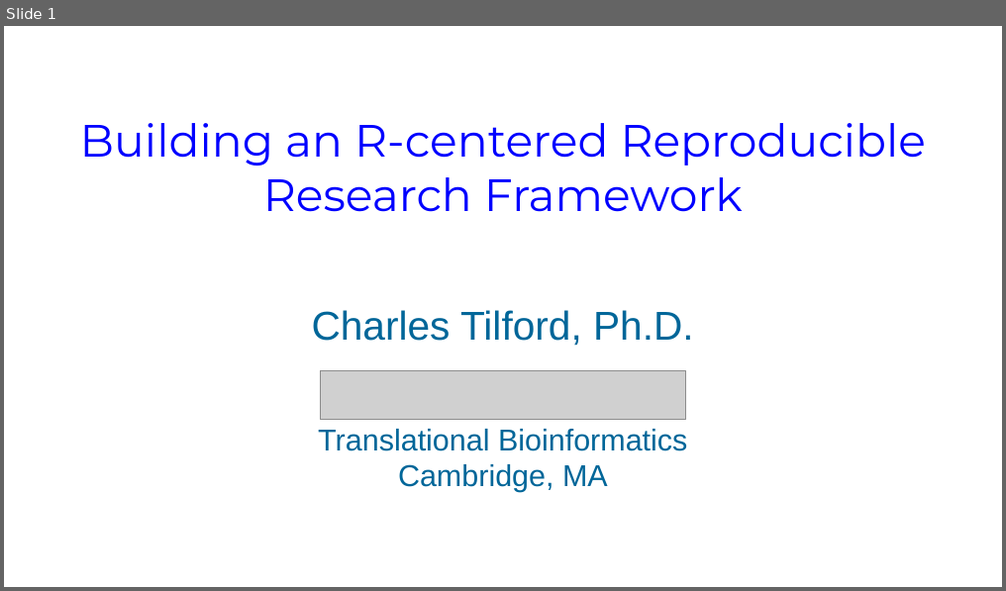
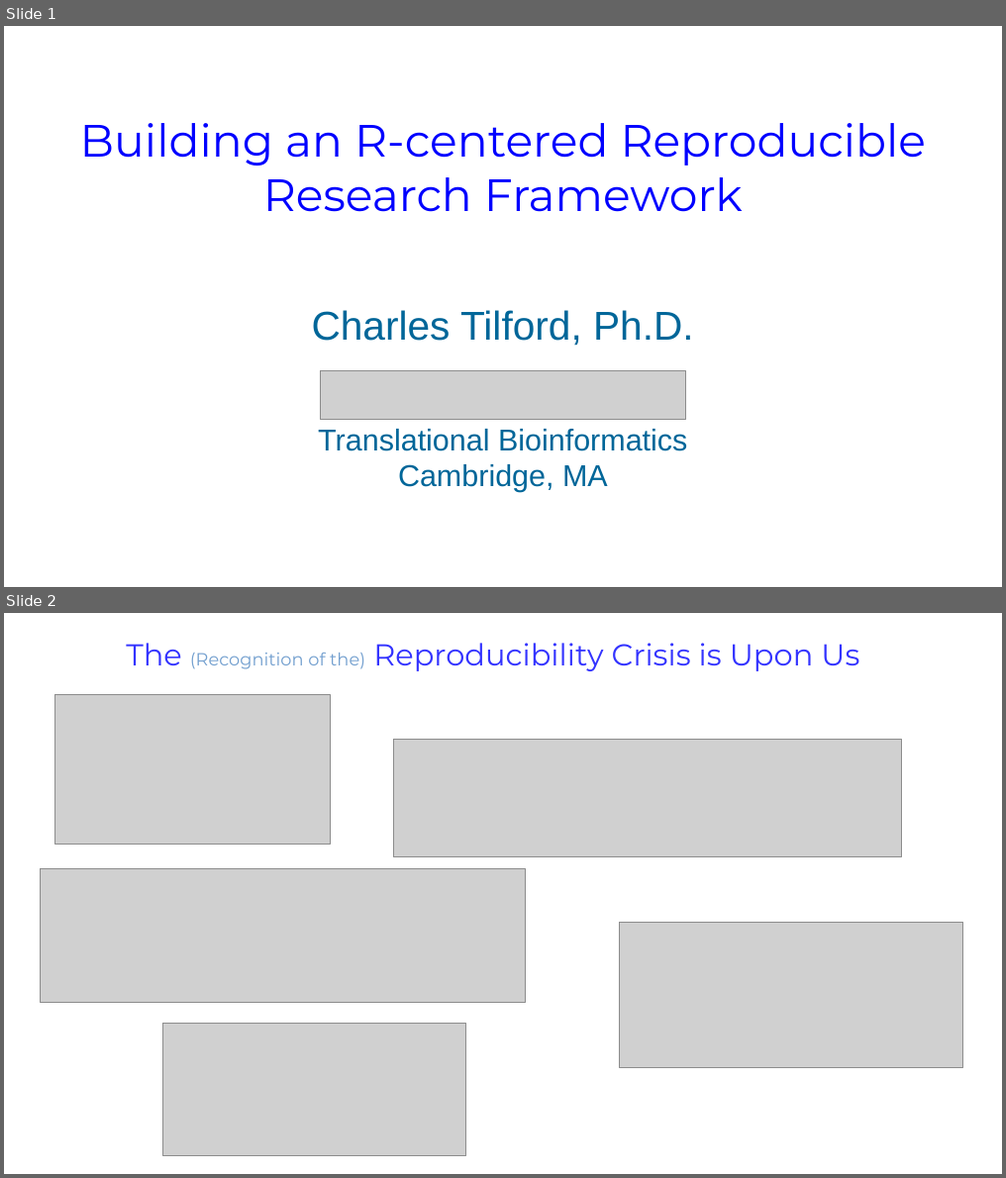
Before and after one commit to maptracker/EARL-2018, a slide deck: BCBB Lightning Talk/BCBB Lightning Talk.odp. Shown one above the other, each under a label of ours: slide 1 before the commit, slides 1 and 2 after it. The pictures are 1006x591 and 1006x1178 pixels, drawn with LibreOffice and Linux fonts; fonts in the diff are those of the drawing; grey boxes stand for pictures. Boxes give left, top, right and bottom in pixels: in the first picture for what was removed or moved away, otherwise in the second. Text is boxed around its words. In the diff, an @@ line names an element or a change of style, - is before the commit and + after.

```diff
--- a/BCBB Lightning Talk/BCBB Lightning Talk.odp
+++ b/BCBB Lightning Talk/BCBB Lightning Talk.odp
@@ slide 2 added at bbox=[4, 613, 1002, 1174], background #FFFFFF @@
@@ text added at bbox=[126, 643, 859, 671], 24 pt, text #3333FF @@
+The (Recognition of the) Reproducibility Crisis is Upon Us
@@ picture added at bbox=[54, 694, 330, 844] @@
@@ picture added at bbox=[393, 739, 901, 858] @@
@@ picture added at bbox=[41, 869, 526, 1002] @@
@@ picture added at bbox=[620, 922, 963, 1067] @@
@@ picture added at bbox=[163, 1023, 465, 1157] @@
```
Also in this commit, not shown: 2 slides changed, 1 slide removed, 1 other file.
